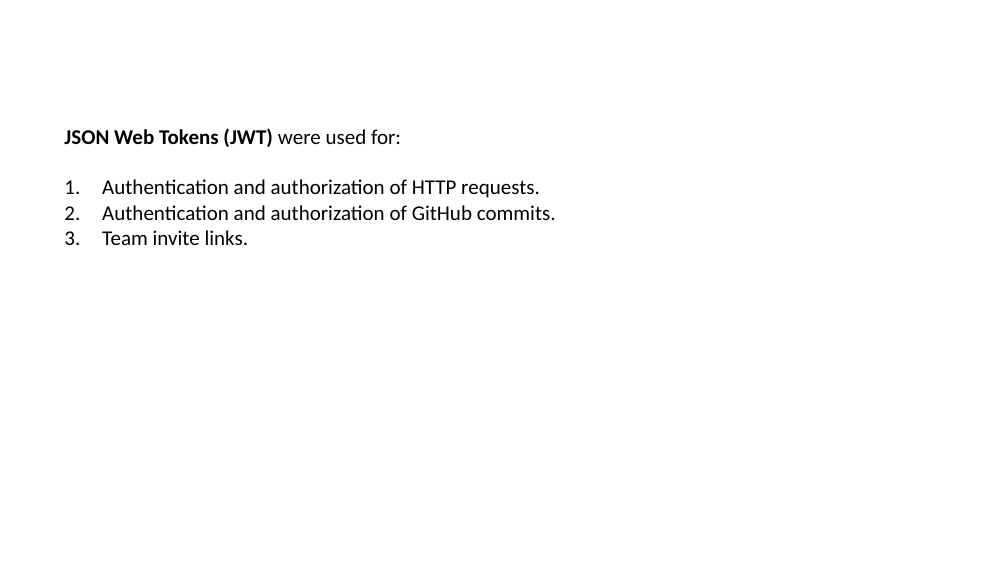
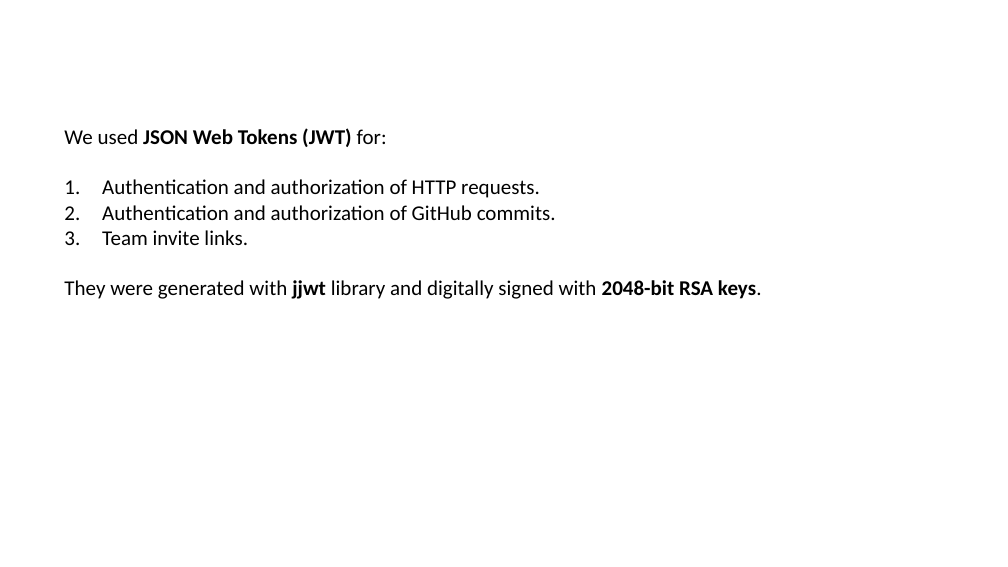
Before and after one commit to peetceenatoo/software-lifecycle, a slide deck: slide 19 of Slides/Slides.pptx (slide 16 before the commit). Drawn at 1008x567 pixels with LibreOffice and Linux fonts; fonts in the diff are those of the drawing; background and template pictures are left out. Boxes give left, top, right and bottom in pixels: in the first picture for what was removed or moved away, otherwise in the second. Text is boxed around its words. In the diff, an @@ line names an element or a change of style, - is before the commit and + after.

```diff
--- a/Slides/Slides.pptx
+++ b/Slides/Slides.pptx
@@ text at (x1=64, y1=129, x2=387, y2=144): text changed @@
-JSON Web Tokens (JWT) were used for:
+We used JSON Web Tokens (JWT) for:
@@ text at (x1=64, y1=280, x2=762, y2=299): paragraph added @@
+They were generated with jjwt library and digitally signed with 2048-bit RSA keys.
```
Also in this commit, not shown: 10 other slides changed, 6 slides added, 5 slides removed.
